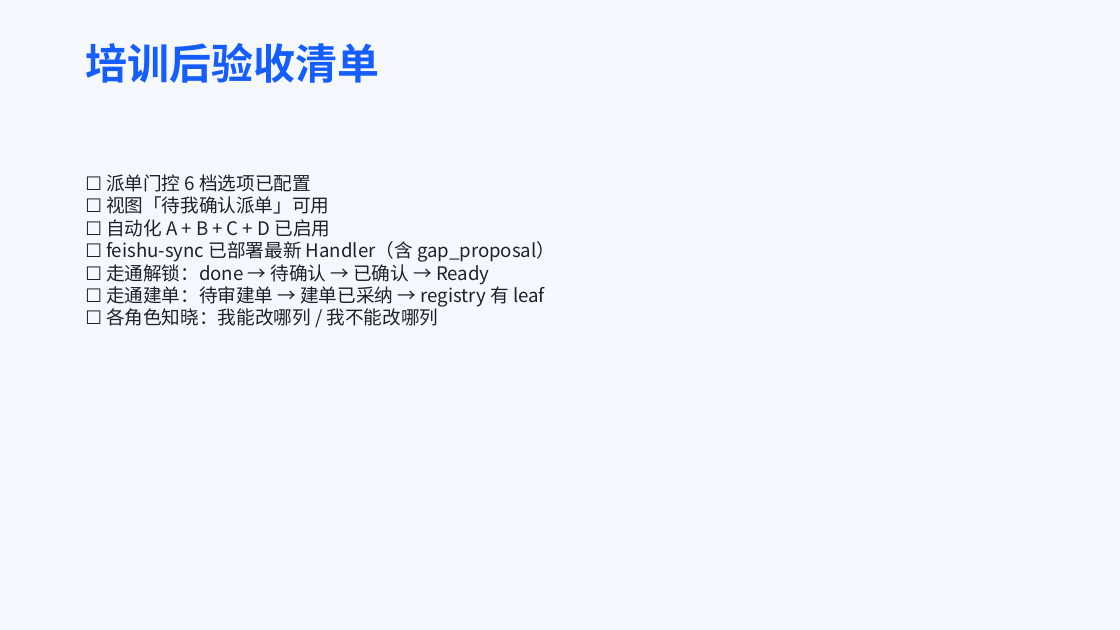
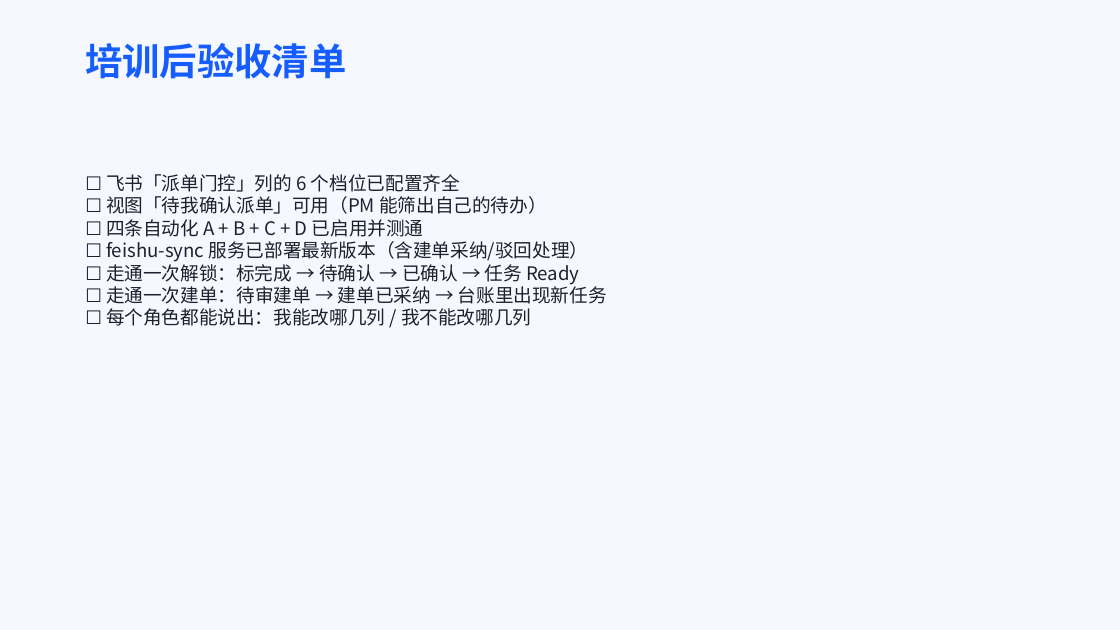
Before and after one commit to Marisolebxf/-, a slide deck: slide 20 of agent-delivery/培训/2026-07-21_dispatch-feishu-training.pptx (slide 18 before the commit). Drawn at 1120x630 pixels with LibreOffice and Linux fonts; fonts in the diff are those of the drawing. Boxes give left, top, right and bottom in pixels: in the first picture for what was removed or moved away, otherwise in the second. Text is boxed around its words. In the diff, an @@ line names an element or a change of style, - is before the commit and + after.

```diff
--- a/agent-delivery/培训/2026-07-21_dispatch-feishu-training.pptx
+++ b/agent-delivery/培训/2026-07-21_dispatch-feishu-training.pptx
@@ title "培训后验收清单" at <box>85,43,346,79</box>: size 36 to 32 pt @@
@@ text at <box>106,174,607,326</box>: text changed @@
-☐ 派单门控 6 档选项已配置
-☐ 视图「待我确认派单」可用
-☐ 自动化 A + B + C + D 已启用
-☐ feishu-sync 已部署最新 Handler（含 gap_proposal）
-☐ 走通解锁：done → 待确认 → 已确认 → Ready
-☐ 走通建单：待审建单 → 建单已采纳 → registry 有 leaf
-☐ 各角色知晓：我能改哪列 / 我不能改哪列
+☐ 飞书「派单门控」列的 6 个档位已配置齐全
+☐ 视图「待我确认派单」可用（PM 能筛出自己的待办）
+☐ 四条自动化 A + B + C + D 已启用并测通
+☐ feishu-sync 服务已部署最新版本（含建单采纳/驳回处理）
+☐ 走通一次解锁：标完成 → 待确认 → 已确认 → 任务 Ready
+☐ 走通一次建单：待审建单 → 建单已采纳 → 台账里出现新任务
+☐ 每个角色都能说出：我能改哪几列 / 我不能改哪几列
```
Also in this commit, not shown: 12 other slides changed, 8 slides added, 6 slides removed, 2 other files.
